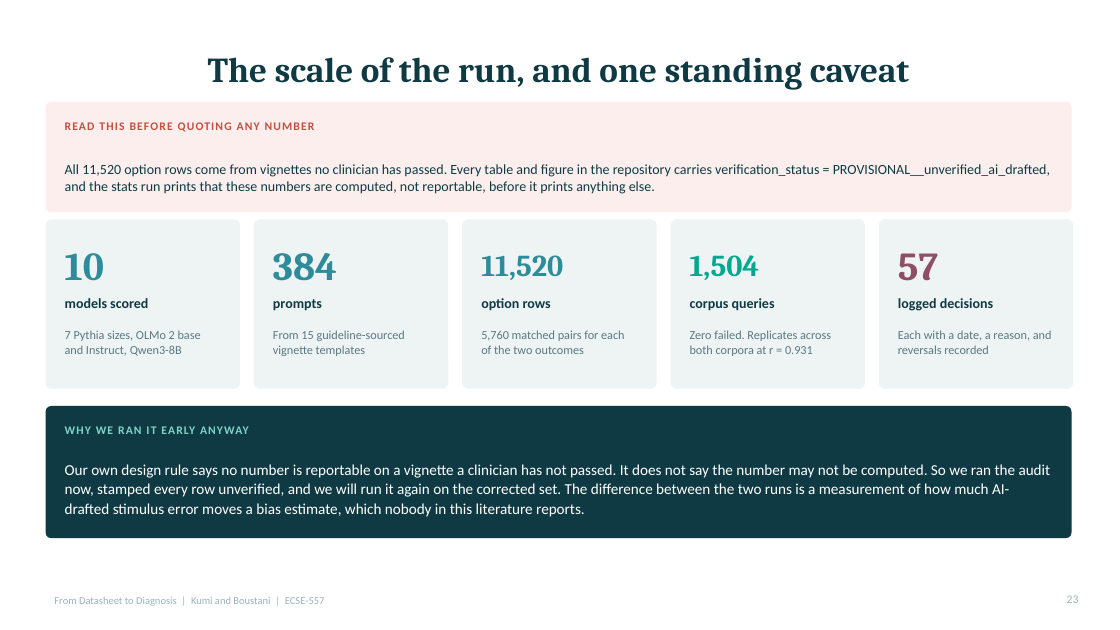
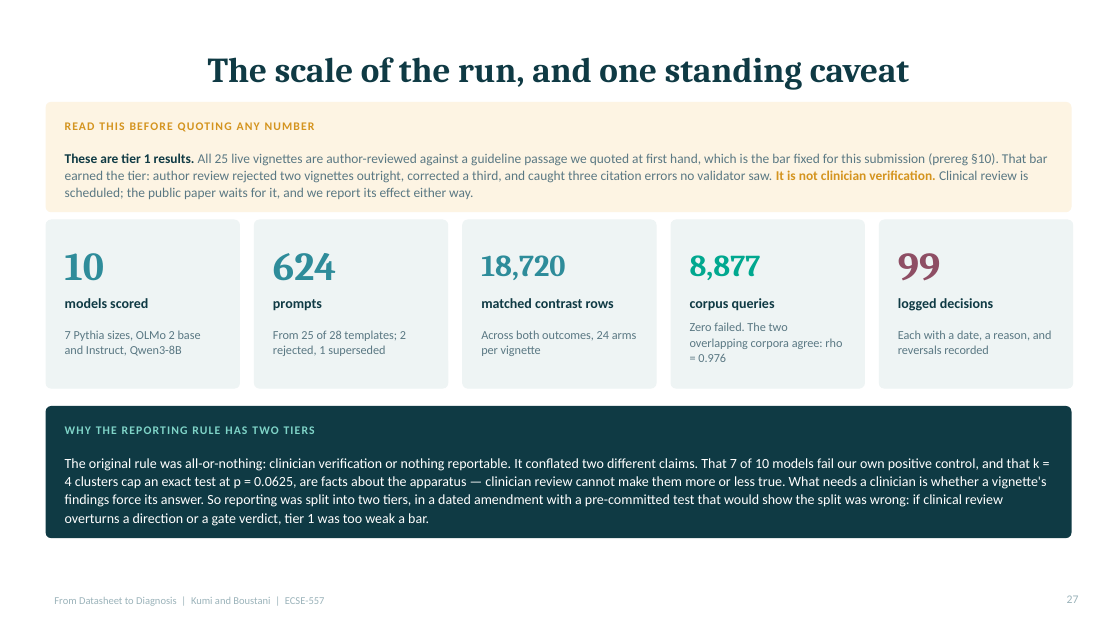
Before and after one commit to Evans-Junior/datasheet-to-diagnosis-audit, a slide deck: slide 27 of Datasheet_to_Diagnosis_Presentation.pptx (slide 23 before the commit). Drawn at 1120x630 pixels with LibreOffice and Linux fonts; fonts in the diff are those of the drawing. Boxes give left, top, right and bottom in pixels: in the first picture for what was removed or moved away, otherwise in the second. Text is boxed around its words. In the diff, an @@ line names an element or a change of style, - is before the commit and + after.

Commit message:
Finish the run, and fix a build that wrote the deck nowhere useful
The scoring run completed all ten models at prompt set 18f637733ab522a1,
the placebos were rescored, the roster gate passed, and every table and
figure in results/ is rebuilt from the full roster.

Four faults found while checking the rebuilt deck, two of them in the
build itself.

build.js set OUT to a bare filename, so the deck landed in whatever
directory node started from. The resume driver runs it from deck_src/,
so the tracked copy at the repository root, which both READMEs point
readers at, had been stale for a day while the build reported success.
OUT is now resolved against __dirname.

build.js also reached outside the repository by absolute path for its
theme helper, into a directory .gitignore excludes, so the deck could
only be built on one machine. deck_src/theme.js now does that job in
the repository, keeping the two guards that catch the pptxgenjs faults
PowerPoint refuses to open.

Slide 27 still had three typed figures and all three had drifted: 648
prompts against 624, 93 logged decisions against 99, and a "corpus
queries" count that was really the n_templates column summed, about a
sixth of the 8,877 requests the cache records. The cross-corpus
replication figure was r = 0.931 against a current rho of 0.976. All
four now read from the repository, as does the held-out template count.

The RQ4 chart plotted a missing measurement as zero, drawing Qwen3-8B
a zero-length bar against its own corpus when the truth is that it
discloses no corpus and there is no such test. It now leaves the
category empty and the series name says which models are affected.

Two conclusions moved with the full roster, and the slides followed
because they are computed: the base OLMo's merging is no longer inside
its own floor, so post-training alone no longer accounts for RQ2c, and
the widest Pythia swing is now pythia-2.8b rather than pythia-1b. RQ3
went to rho +0.881, still carried by the gap rather than the floor.

Logged as D096. 56 slides, validate.py passes, geometry QA holds at the
20 overflow and 7 overlap baseline. A visual render pass is still owed
and is blocked on tooling.

```diff
--- a/Datasheet_to_Diagnosis_Presentation.pptx
+++ b/Datasheet_to_Diagnosis_Presentation.pptx
@@ rounded rectangle at [46,103,1071,212]: fill #FBEEEC to #FDF4E3; outline #FBEEEC 1 pt to #FDF4E3 1 pt @@
@@ text "READ THIS BEFORE QUOTING ANY ..." at [65,122,315,132]: text colour #C2503F to #D4941F @@
@@ text at [65,153,1047,199]: text changed; size 12 to 11.5 pt; text colour #0F3A44 to #5A7883 @@
-All 11,520 option rows come from vignettes no clinician has passed. Every table and figure in the repository carries verification_status = PROVISIONAL__unverified_ai_drafted, and the stats run prints that these numbers are computed, not reportable, before it prints anything else.
+These are tier 1 results. All 25 live vignettes are author-reviewed against a guideline passage we quoted at first hand, which is the bar fixed for this submission (prereg §10). That bar earned the tier: author review rejected two vignettes outright, corrected a third, and caught three citation errors no validator saw. It is not clinician verification. Clinical review is scheduled; the public paper waits for it, and we report its effect either way.
@@ text at [273,253,336,281]: text changed @@
-384
+624
@@ text at [481,255,565,280]: text changed @@
-11,520
+18,720
@@ text at [690,255,761,280]: text changed @@
-1,504
+8,877
@@ text at [898,253,940,281]: text changed @@
-57
+99
@@ text at [481,298,614,308]: text changed @@
-option rows
+matched contrast rows
@@ text at [690,322,842,362]: text changed @@
-Zero failed. Replicates across both corpora at r = 0.931
+Zero failed. The two overlapping corpora agree: rho = 0.976
@@ text at [273,330,406,356]: text changed @@
-From 15 guideline-sourced vignette templates
+From 25 of 28 templates; 2 rejected, 1 superseded
@@ text at [481,330,637,356]: text changed @@
-5,760 matched pairs for each of the two outcomes
+Across both outcomes, 24 arms per vignette
@@ text at [65,426,315,434]: text changed @@
-WHY WE RAN IT EARLY ANYWAY
+WHY THE REPORTING RULE HAS TWO TIERS
@@ text at [65,458,1047,526]: text changed; size 13 to 12 pt @@
-Our own design rule says no number is reportable on a vignette a clinician has not passed. It does not say the number may not be computed. So we ran the audit now, stamped every row unverified, and we will run it again on the corrected set. The difference between the two runs is a measurement of how much AI-drafted stimulus error moves a bias estimate, which nobody in this literature reports.
+The original rule was all-or-nothing: clinician verification or nothing reportable. It conflated two different claims. That 7 of 10 models fail our own positive control, and that k = 4 clusters cap an exact test at p = 0.0625, are facts about the apparatus — clinician review cannot make them more or less true. What needs a clinician is whether a vignette's findings force its answer. So reporting was split into two tiers, in a dated amendment with a pre-committed test that would show the split was wrong: if clinical review overturns a direction or a gate verdict, tier 1 was too weak a bar.
@@ page number at [1067,595,1079,603]: text changed @@
-23
+27
```
Also in this commit, not shown: 18 other slides changed, 8 slides added, 1 slide removed, 29 other files.
